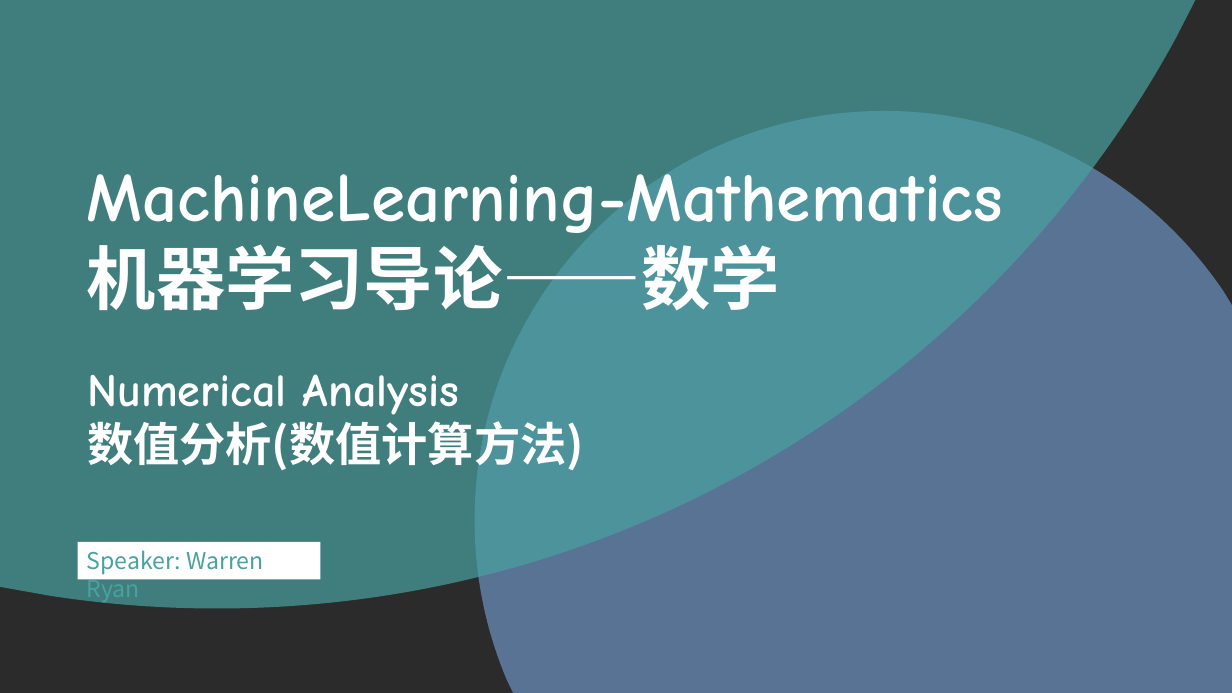
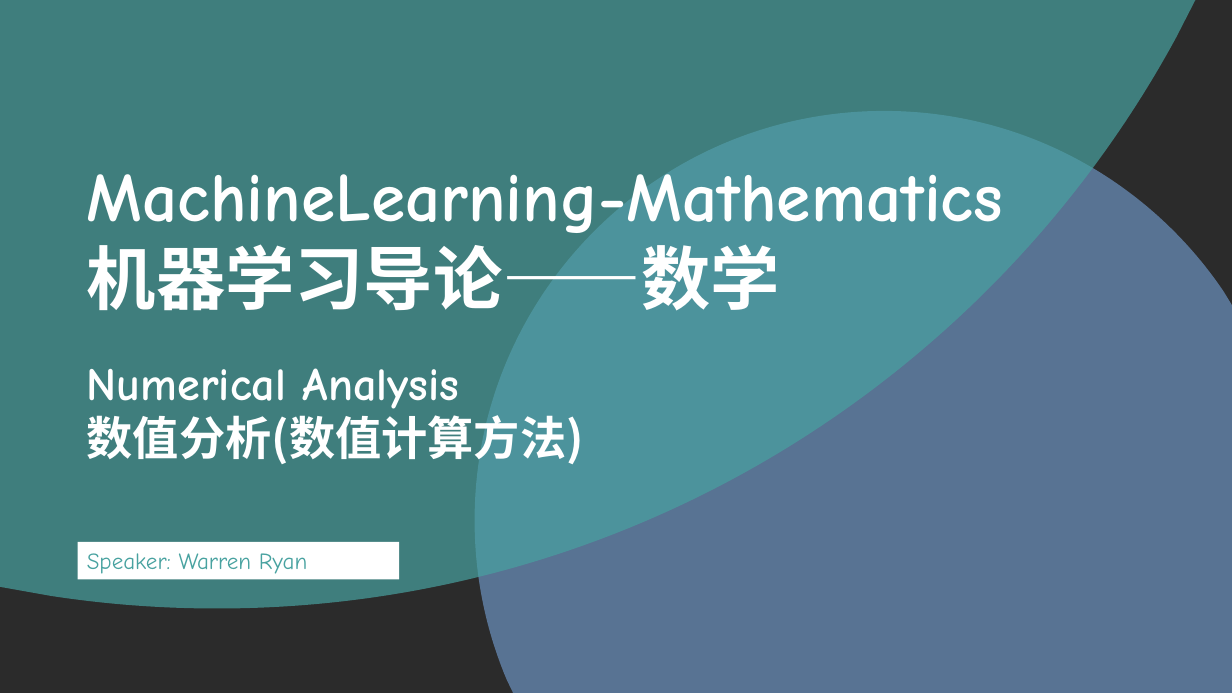
Before and after one commit to StevenEco/MachineLearning-Math, a slide deck: slide 1 of PPT/Numerical Analysis.pptx. Drawn at 1232x693 pixels with LibreOffice and Linux fonts; fonts in the diff are those of the drawing; background and template pictures are left out; a plain dark background stands for a picture behind light text. Boxes give left, top, right and bottom in pixels: in the first picture for what was removed or moved away, otherwise in the second. Text is boxed around its words. In the diff, an @@ line names an element or a change of style, - is before the commit and + after.

```diff
--- a/PPT/Numerical Analysis.pptx
+++ b/PPT/Numerical Analysis.pptx
@@ text at [87,408,584,464]: font Noto Sans CJK JP to Noto Sans CJK SC in "数值分析(数值计算方法)" @@
@@ rectangle "Speaker: Warren Ryan": place and size @@
-rectangle "Speaker: Warren Ryan" at [78,543,321,579]
+rectangle "Speaker: Warren Ryan" at [78,543,399,579]
@@ rectangle "Speaker: Warren Ryan" at [78,543,399,579]: font Noto Sans CJK SC to Comic Neue @@
```
Also in this commit, not shown: 7 other files.
